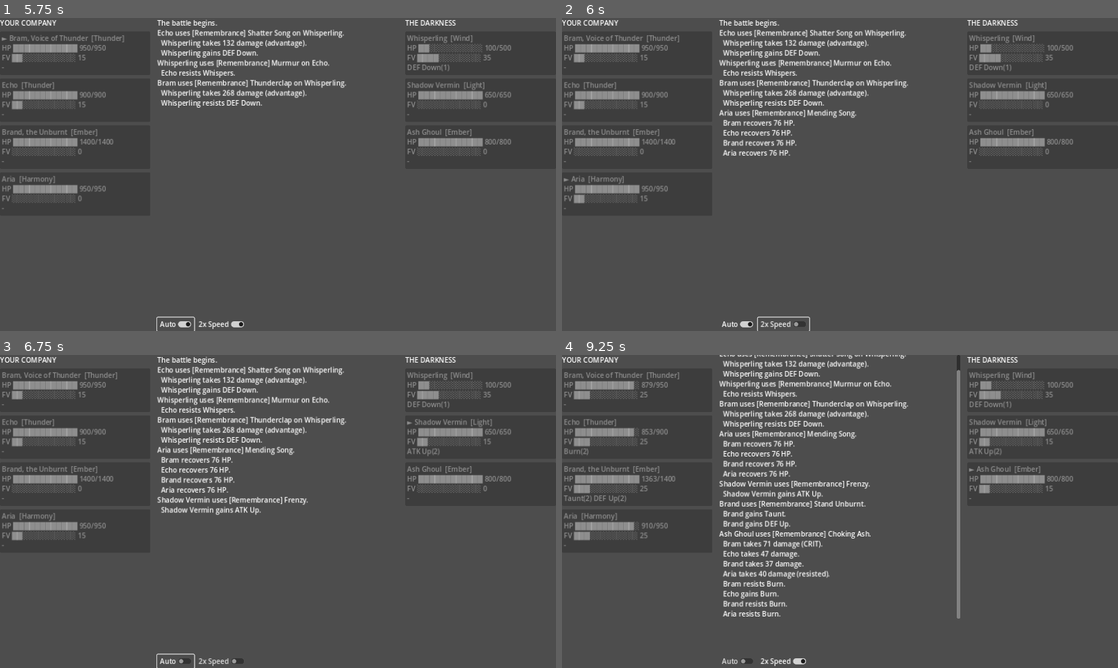
Above: before the commit, frames 1-4 (two rows, left to right).
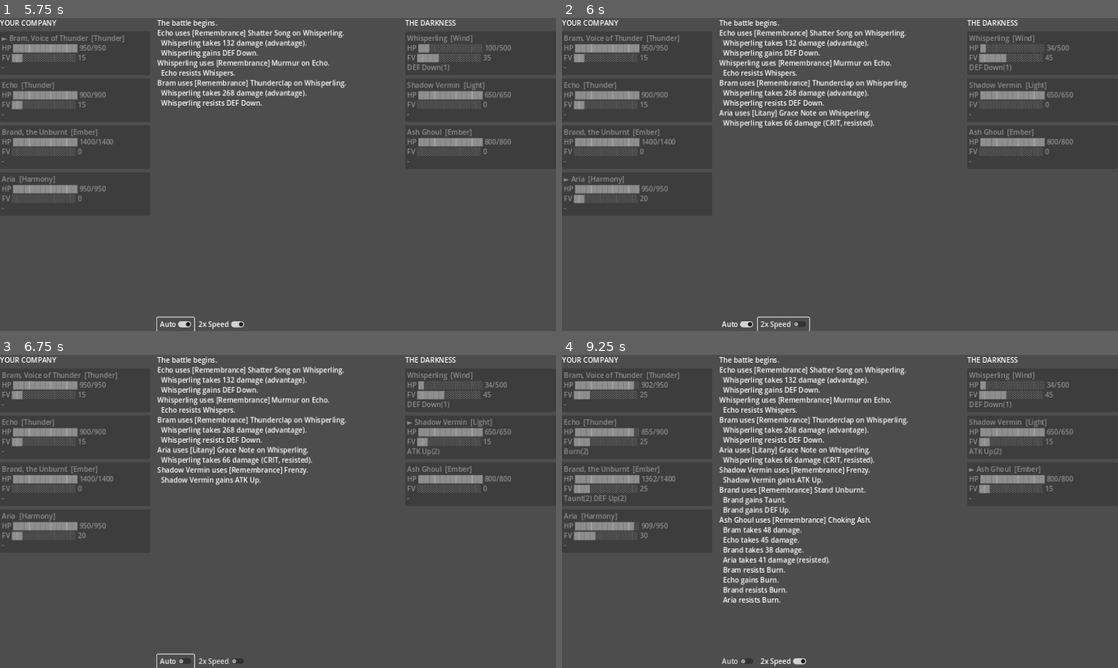
Above: after the commit, the same moments.

Repository: Muhammadan92/SufiGacha
Game: Godot game, scene res://scenes/battle/battle_scene.tscn
Same seed, same stepped clock (60 frames per second), same inputs: the game is played once before the commit and once after it.
Inputs:
- Up to frame 1 (5.75 s): click "Auto" at 0.5 s; click "2x Speed" at 1.25 s; click "Valley Patrol" at 2 s; click "Auto" at 2.75 s; click "[Litany] Ringing Note" at 3.5 s; click "[Remembrance] Shatter Song" at 4.25 s; click "Auto" at 5 s
- Up to frame 2 (6 s): click "2x Speed" at 5.75 s
- Up to frame 3 (6.75 s): click "Auto" at 6.5 s
- Up to frame 4 (9.25 s): click "2x Speed" at 7.25 s; click "[Litany] Searing Blow" at 8 s; click "[Remembrance] Stand Unburnt" at 8.75 s

Frame 1 is identical in both runs. In frame 2, 1.1% of the frame differs, in the area x 14-92%, y 8-59%; in frame 3, 1.8%; in frame 4, 11%, in the area x 5-92%, y 0-85%.

Commit message:
Balance tuning via simulated playtests + battle sim harness
- tests/simulate.gd: 300-run auto-battles per comp x encounter, reports
  win rate / turns / surviving HP
- AI no longer wastes heals at full HP
- Per-effect stack_cap: reapplied statuses stack magnitude (breaker DEF Down
  stacking; unbounded boss enrage)
- Kibr retuned across 7 sim passes: HP 3500->5600, ATK 95->138, Contempt 1.4x,
  Swell of Pride = permanent unbounded +10% ATK stack every 4 turns, Trance 1.7x
- Brand's Unburnt immunity 2 turns -> 1
- Result: balanced comp 64% boss win (auto), no-tank 20%, all-offense 11%,
  turtle 14% (anti-stall works), no-healer 0%, patrol 100% for all comps

Co-Authored-By: Claude Fable 5 <noreply@anthropic.com>

Diff:
--- a/data/units/brand.tres
+++ b/data/units/brand.tres
@@ -29,7 +29,7 @@
 kind = 2
 status_id = 9
 chance = 1.0
-duration = 2
+duration = 1
 
 [sub_resource type="Resource" id="skill_lit"]
 script = ExtResource("2")
--- a/data/units/kibr.tres
+++ b/data/units/kibr.tres
@@ -7,20 +7,21 @@
 [sub_resource type="Resource" id="eff_lit"]
 script = ExtResource("3")
 kind = 0
-power = 1.1
+power = 1.4
 
 [sub_resource type="Resource" id="eff_rem_atkup"]
 script = ExtResource("3")
 kind = 2
 status_id = 0
 chance = 1.0
-duration = 3
-amount = 0.35
+duration = 99
+amount = 0.1
+stack_cap = 99.0
 
 [sub_resource type="Resource" id="eff_trance_dmg"]
 script = ExtResource("3")
 kind = 0
-power = 1.5
+power = 1.7
 
 [sub_resource type="Resource" id="eff_trance_atkdown"]
 script = ExtResource("3")
@@ -45,7 +46,7 @@
 id = &"kibr_remembrance"
 display_name = "Swell of Pride"
 slot = 1
-cooldown = 3
+cooldown = 4
 target_type = 4
 fervor_gain = 15
 effects = [SubResource("eff_rem_atkup")]
@@ -69,10 +70,10 @@
 affinity = 7
 rarity = 5
 is_enemy = true
-max_hp = 3500
-atk = 95
+max_hp = 5600
+atk = 138
 def = 90
-spd = 98
+spd = 102
 crit_rate = 0.15
 crit_damage = 1.5
 effectiveness = 0.1
--- a/scripts/core/battle_manager.gd
+++ b/scripts/core/battle_manager.gd
@@ -138,12 +138,30 @@
 
 
 func _ai_pick_skill(actor: BattleUnit) -> SkillData:
-	# Prefer Trance, then Remembrance, then Litany.
+	# Prefer Trance, then Remembrance, then Litany — but don't waste heals.
 	for slot in [Enums.Slot.TRANCE, Enums.Slot.REMEMBRANCE, Enums.Slot.LITANY]:
 		for skill: SkillData in actor.data.skills:
 			if skill.slot == slot and actor.skill_ready(skill):
+				if skill.slot != Enums.Slot.LITANY and _is_wasted_heal(actor, skill):
+					continue
 				return skill
 	return actor.data.skills[0]
+
+
+## True for pure healing skills when no ally is meaningfully hurt.
+func _is_wasted_heal(actor: BattleUnit, skill: SkillData) -> bool:
+	var heals := false
+	for eff: EffectBlock in skill.effects:
+		if eff.kind == Enums.EffectKind.DAMAGE:
+			return false
+		if eff.kind == Enums.EffectKind.HEAL:
+			heals = true
+	if not heals:
+		return false
+	for u: BattleUnit in _alive(players if actor.is_player_side else enemies):
+		if float(u.hp) / u.data.max_hp < 0.8:
+			return false
+	return true
 
 
 func _is_offensive(skill: SkillData) -> bool:
@@ -226,7 +244,7 @@
 			if is_debuff:
 				land_chance *= 1.0 + actor.data.effectiveness - target.data.resilience
 			if randf() < land_chance:
-				target.add_status(eff.status_id, eff.duration, eff.amount)
+				target.add_status(eff.status_id, eff.duration, eff.amount, eff.stack_cap)
 				log_message.emit("  %s gains %s." % [target.data.display_name, Enums.STATUS_NAMES[eff.status_id]])
 			elif is_debuff:
 				log_message.emit("  %s resists %s." % [target.data.display_name, Enums.STATUS_NAMES[eff.status_id]])
--- a/scripts/core/battle_unit.gd
+++ b/scripts/core/battle_unit.gd
@@ -55,11 +55,14 @@
 	return false
 
 
-func add_status(id: int, turns: int, magnitude: float) -> void:
+func add_status(id: int, turns: int, magnitude: float, stack_cap: float = 3.0) -> void:
 	for s: StatusEffect in statuses:
 		if s.id == id:
 			s.turns_left = maxi(s.turns_left, turns)
-			s.magnitude = maxf(s.magnitude, magnitude)
+			# Reapplication stacks magnitude up to stack_cap applications —
+			# lets breakers stack DEF Down, and powers boss enrages
+			# (Kibr's Swell of Pride ramps unbounded to punish stalling).
+			s.magnitude = minf(s.magnitude + magnitude, magnitude * stack_cap)
 			return
 	statuses.append(StatusEffect.new(id, turns, magnitude))
 
--- a/scripts/data/effect_block.gd
+++ b/scripts/data/effect_block.gd
@@ -17,3 +17,6 @@
 ## -1 = use the skill's target set; otherwise an Enums.TargetType overriding it
 ## (e.g. a damage skill whose second effect buffs SELF).
 @export var target_override: int = -1
+## For APPLY_STATUS: reapplication stacks magnitude up to `amount * stack_cap`.
+## Set very high (99) for unbounded ramps like boss enrages.
+@export var stack_cap: float = 3.0
--- /dev/null
+++ b/tests/simulate.gd
@@ -0,0 +1,78 @@
+extends SceneTree
+## Batch battle simulator for tuning (GDD §14 exit criteria: balanced comps
+## should win the boss fight, bad comps should mostly lose).
+## Run:  godot --headless --path . -s res://tests/simulate.gd
+
+const RUNS := 300
+const STEP_CAP := 2000  # unit-turns before a battle counts as a stalemate loss
+
+const UNIT_IDS := ["bram", "echo", "brand", "aria", "whisperling", "shadow_vermin", "ash_ghoul", "kibr"]
+
+const COMPS := {
+	"balanced (nuk/brk/tank/heal)": ["bram", "echo", "brand", "aria"],
+	"no healer": ["bram", "echo", "brand", "echo"],
+	"no tank": ["bram", "echo", "aria", "echo"],
+	"all offense": ["bram", "bram", "echo", "echo"],
+	"turtle (2 tank / 2 heal)": ["brand", "brand", "aria", "aria"],
+}
+
+const ENCOUNTERS := {
+	"patrol": ["whisperling", "shadow_vermin", "ash_ghoul"],
+	"boss":   ["whisperling", "kibr", "whisperling"],
+}
+
+var units := {}
+
+
+func _initialize() -> void:
+	for id in UNIT_IDS:
+		units[id] = load("res://data/units/%s.tres" % id)
+
+	print("%d runs per cell | comp -> win%% / avg turns / avg surviving team HP%% (wins only)" % RUNS)
+	for encounter_name in ENCOUNTERS:
+		print("\n=== ENCOUNTER: %s ===" % encounter_name)
+		for comp_name in COMPS:
+			var wins := 0
+			var stalemates := 0
+			var turn_sum := 0
+			var hp_sum := 0.0
+			for i in RUNS:
+				var r := _run_battle(COMPS[comp_name], ENCOUNTERS[encounter_name])
+				if r.victory:
+					wins += 1
+					hp_sum += r.team_hp
+				if r.stalemate:
+					stalemates += 1
+				turn_sum += r.turns
+			var win_pct := 100.0 * wins / RUNS
+			var avg_hp := (100.0 * hp_sum / wins) if wins > 0 else 0.0
+			var stale_note := "  [%d stalemates]" % stalemates if stalemates > 0 else ""
+			print("  %-30s win %5.1f%%  turns %5.1f  hp %5.1f%%%s" % [
+				comp_name, win_pct, float(turn_sum) / RUNS, avg_hp, stale_note])
+	quit(0)
+
+
+func _run_battle(comp_ids: Array, enemy_ids: Array) -> Dictionary:
+	var mgr := BattleManager.new()
+	mgr.auto_mode = true
+	var out := {"victory": false, "turns": 0, "team_hp": 0.0, "stalemate": false}
+	mgr.battle_ended.connect(func(v: bool) -> void: out["victory"] = v)
+	var player_data: Array = []
+	for id in comp_ids:
+		player_data.append(units[id])
+	var enemy_data: Array = []
+	for id in enemy_ids:
+		enemy_data.append(units[id])
+	mgr.setup(player_data, enemy_data)
+	var steps := 0
+	while not mgr.ended and steps < STEP_CAP:
+		mgr.step()
+		steps += 1
+	out["turns"] = steps
+	out["stalemate"] = not mgr.ended
+	var frac := 0.0
+	for u: BattleUnit in mgr.players:
+		frac += float(u.hp) / u.data.max_hp
+	out["team_hp"] = frac / mgr.players.size()
+	mgr.free()
+	return out
Not shown, changed: README.md
